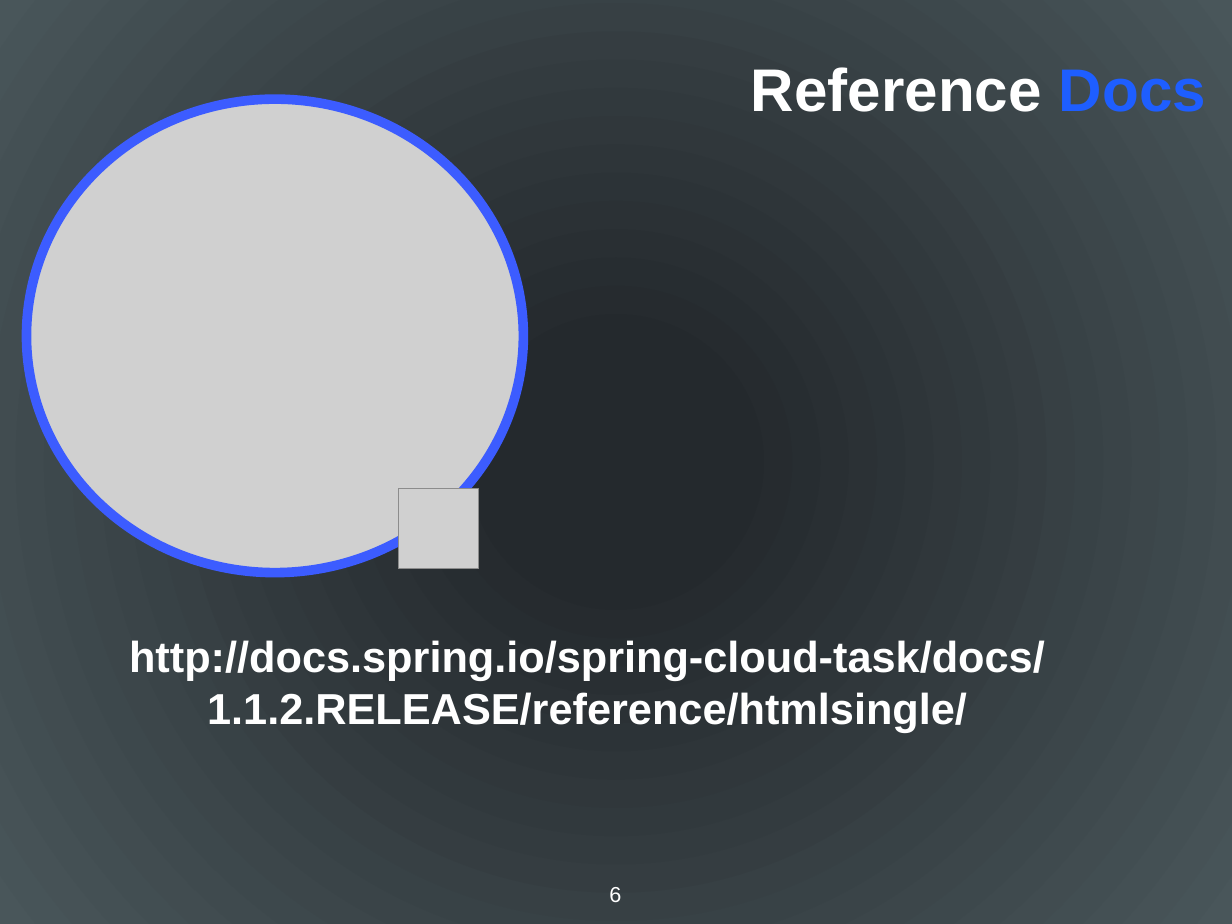
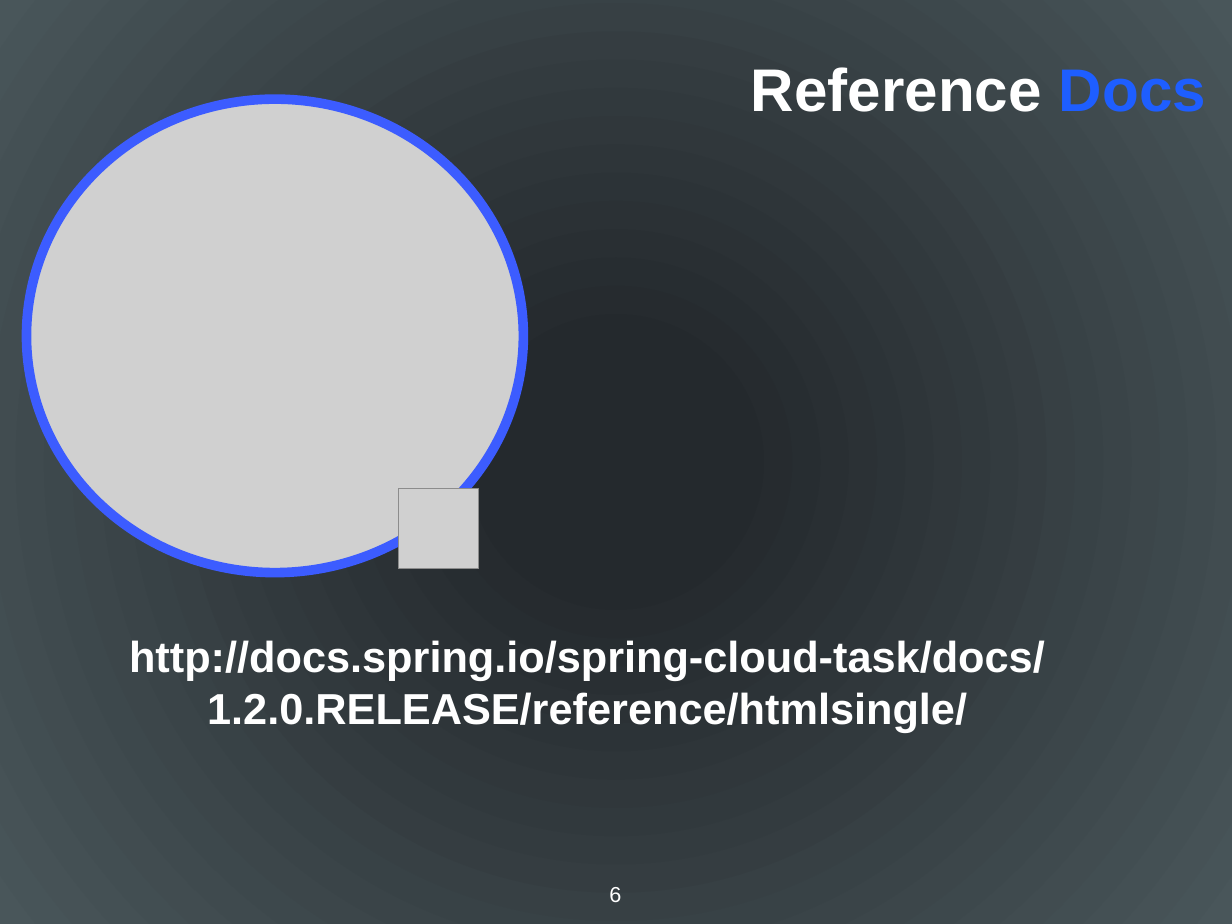
Before and after one commit to wxlund/DNDataflow, a slide deck: slide 6 of presentations/04_Tasks.pptx. Drawn at 1232x924 pixels with LibreOffice and Linux fonts; fonts in the diff are those of the drawing; grey boxes stand for pictures. Boxes give left, top, right and bottom in pixels: in the first picture for what was removed or moved away, otherwise in the second. Text is boxed around its words. In the diff, an @@ line names an element or a change of style, - is before the commit and + after.

```diff
--- a/presentations/04_Tasks.pptx
+++ b/presentations/04_Tasks.pptx
@@ text at bbox=[129, 640, 1045, 732]: text changed @@
-http://docs.spring.io/spring-cloud-task/docs/1.1.2.RELEASE/reference/htmlsingle/
+http://docs.spring.io/spring-cloud-task/docs/1.2.0.RELEASE/reference/htmlsingle/
```
Also in this commit, not shown: 1 other file.
